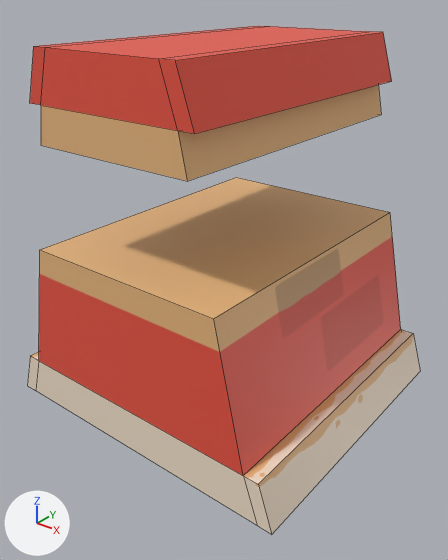
The FBX model Assets/Models/Environment/LowWalls/lowWallGap.fbx as it was, and as the next commit left it.
One viewpoint serves both versions: a 50 mm lens placed at (2.42, -3.07, 2.72), pointed at (0.07, -0.13, 0.9). Lighting does not change. The marker at lower left points along +X, +Y and +Z. The picture after the commit comes second. Mesh edges are drawn as thin lines.
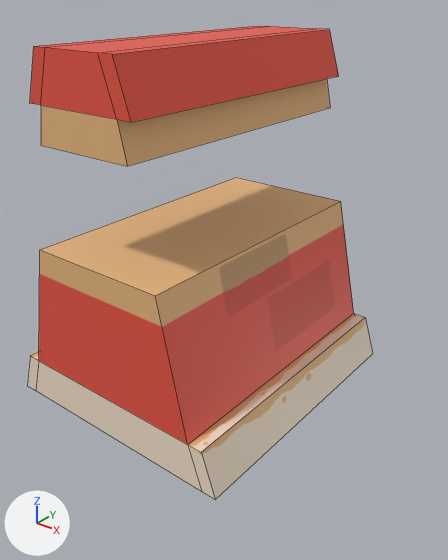
The newer file is also turned or shifted as a whole; pictures and numbers use the older file's frame.

Boxes [x1, y1, x2, y2] around the edits, measured in the pictures (448 x 560 px; the box of a moved part takes in the faces that stretch with it):
```json
{"object": "Cube.001", "change": "reshaped", "before": [27, 26, 420, 534], "after": [27, 26, 373, 500], "on screen": "12% narrower, 7% shorter"}
{"part": 1, "of": "me_cube_001", "change": "moved or reshaped", "before": [94, 28, 420, 534], "after": [94, 28, 373, 500]}
```

Edits to the scene script, one JSON object a line:
```json
{"block": "me_cube_001", "where": "# used by ob_cube_001; location = (0.0, 0.0, 0.0)"}
{"op": "remove", "block": "me_cube_001", "code": "me_cube_001.from_pydata(...)  # 40 vertices, 36 faces; spans x -1.1..1.1, y -1.0..1.0, z 0.0..2.4"}
{"op": "add", "block": "me_cube_001", "code": "me_cube_001.from_pydata(...)  # 40 vertices, 36 faces; spans x -1.1..0.7, y -1.0..1.0, z 0.0..2.4"}
{"block": "me_cube_001", "change": "me_cube_001 part 1: all 20 vertices in x 0.4..1.1, y -1.0..1.0, z 0.0..2.4 are moved by (-0.4, 0.0, 0.0)"}
```
